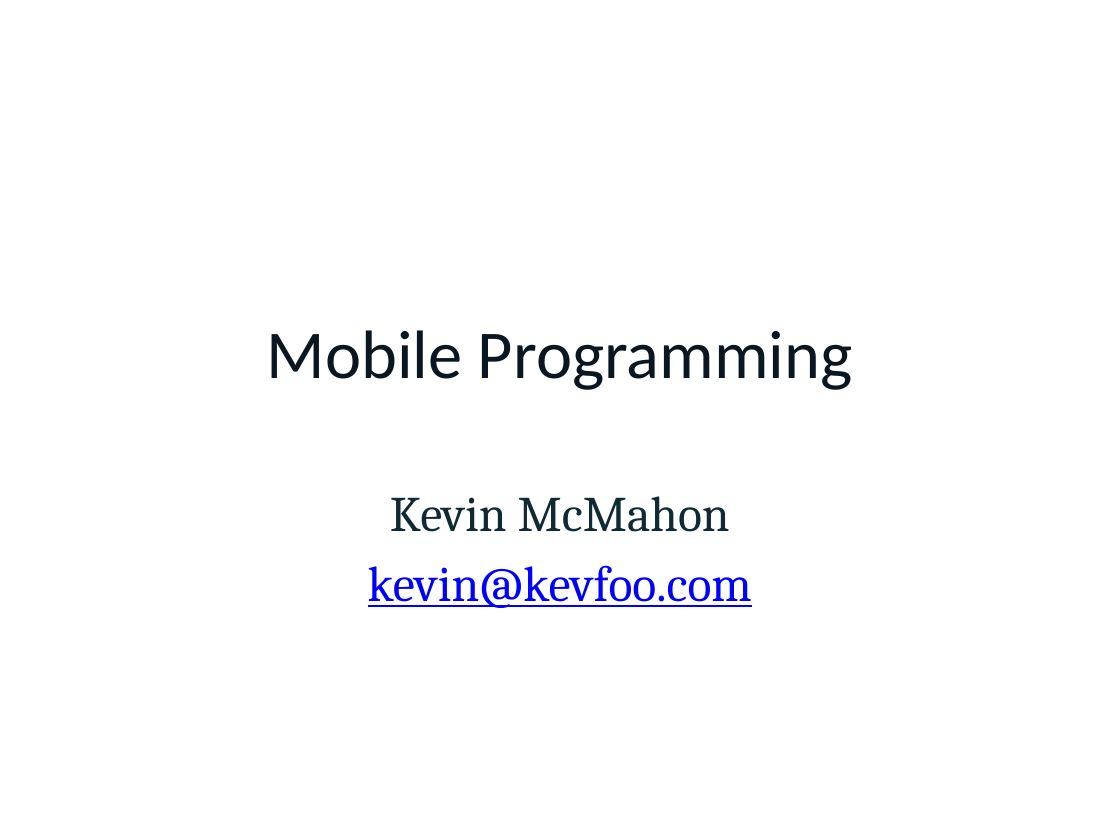
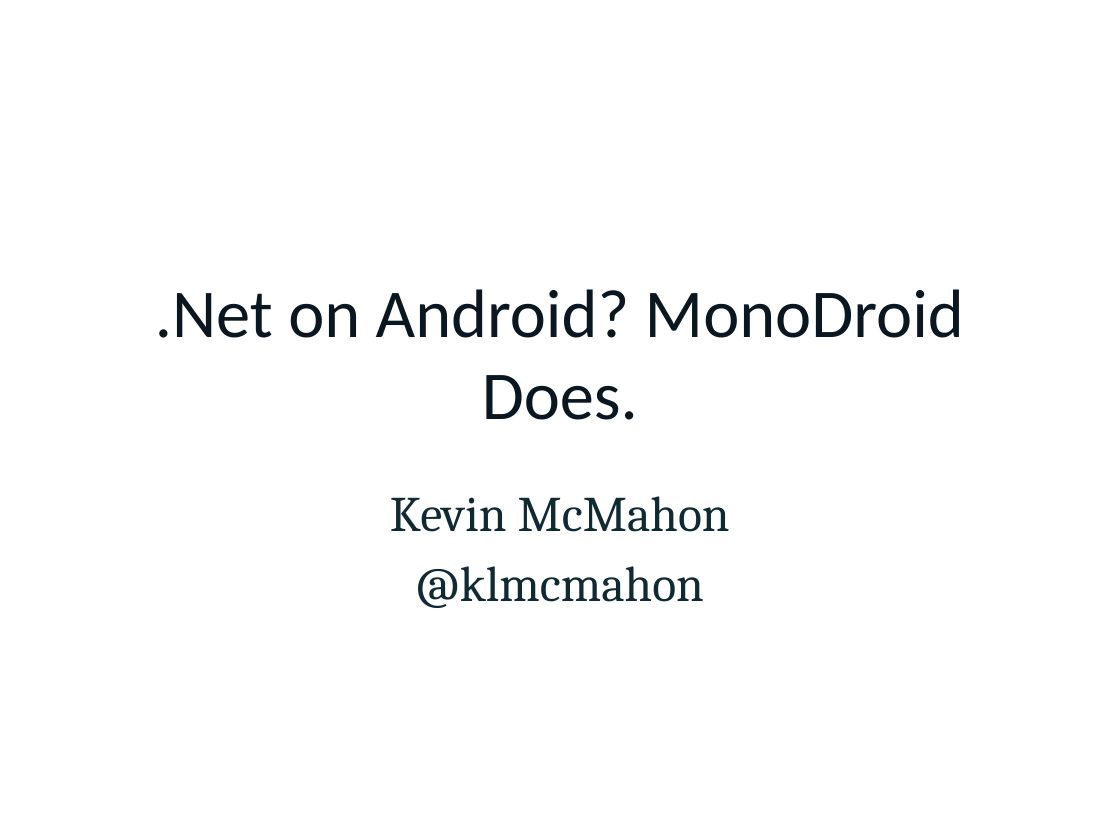
Before and after one commit to kevinmcmahon/MonoDroid101, a slide deck: slide 1 of slides/MonoDroidWCG.pptx. Drawn at 1120x840 pixels with LibreOffice and Linux fonts; fonts in the diff are those of the drawing; background and template pictures are left out. Boxes give left, top, right and bottom in pixels: in the first picture for what was removed or moved away, otherwise in the second. Text is boxed around its words. In the diff, an @@ line names an element or a change of style, - is before the commit and + after.

```diff
--- a/slides/MonoDroidWCG.pptx
+++ b/slides/MonoDroidWCG.pptx
@@ title at [155,289,964,420]: text changed @@
-Mobile Programming
+.Net on Android? MonoDroid Does.
@@ subtitle at [416,566,704,608]: text changed; text colour #0000FF to #0F2A33 @@
-kevin@kevfoo.com
+@klmcmahon
```
Also in this commit, not shown: 2 other files.
